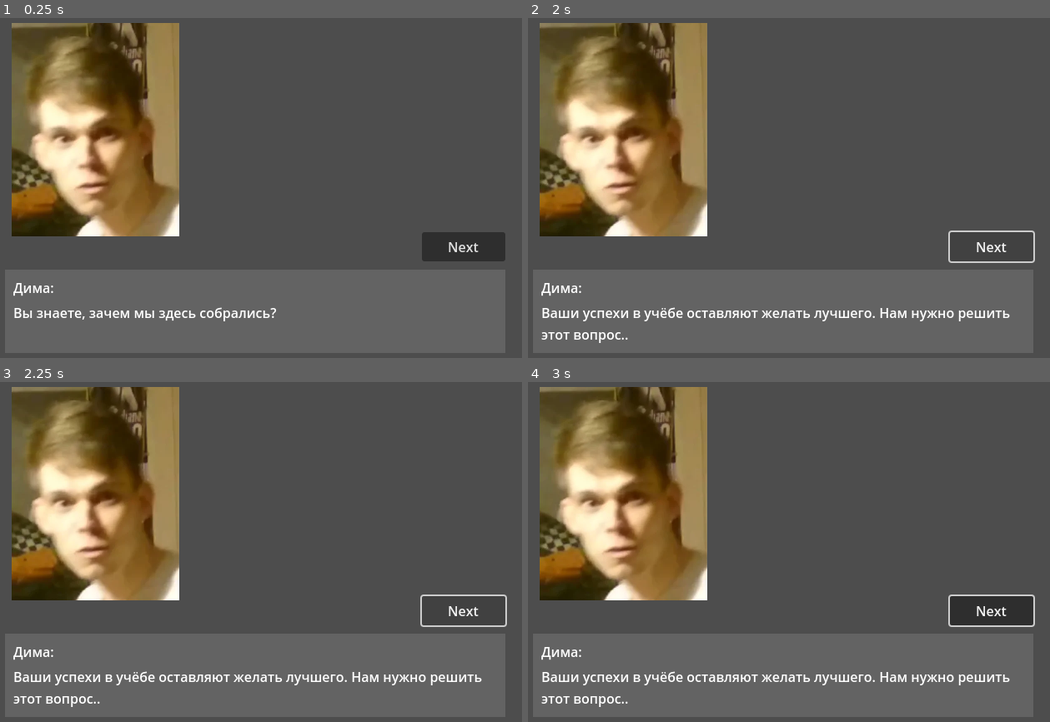
Above: before the commit, frames 1-4 (two rows, left to right).
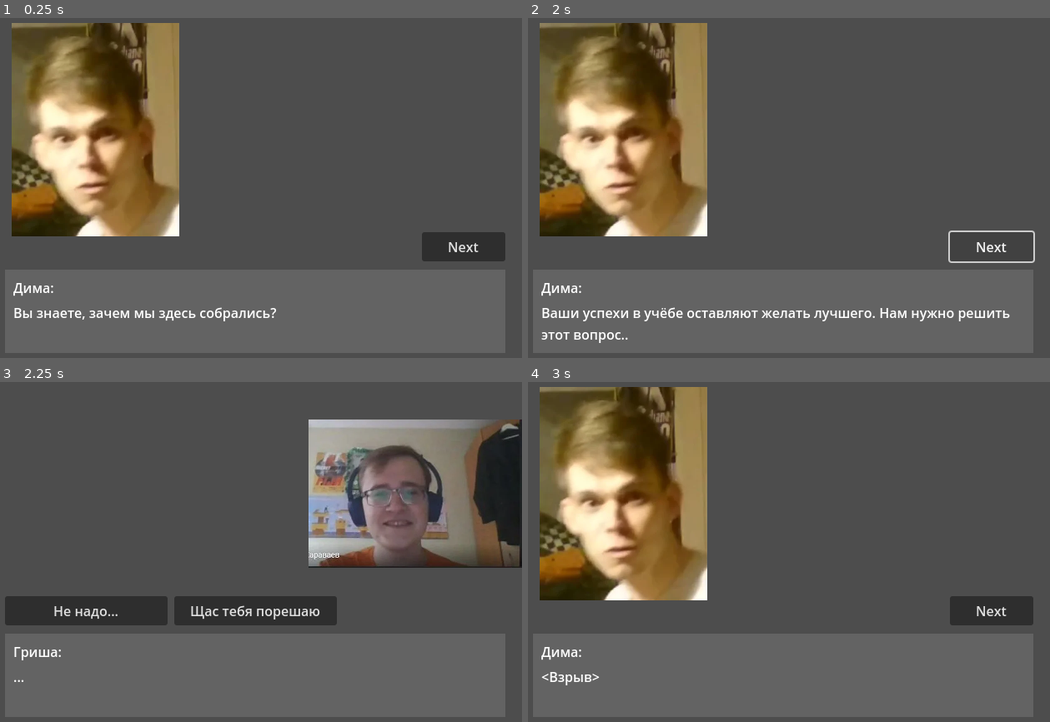
Above: after the commit, the same moments.

Repository: TOO-Nurmak-Studios/posvaga-rpg
Game: Godot game, scene res://dialogues_scene/dialogue.tscn
Same seed, same stepped clock (60 frames per second), same inputs: the game is played once before the commit and once after it. This scene is started directly instead of the project's main scene.
Inputs (mouse positions are in pixels of both pictures, inside the frame that each line leads up to):
- Up to frame 1 (0.25 s): no input
- Up to frame 2 (2 s): click "Next" at 0.5 s; click "Next" at 1.25 s
- Up to frame 3 (2.25 s): tap Enter (debug_action_1) at 2 s; hold Right (ui_right) from 2.03 s (still down); tap Down (select_next) at 2.1 s
- Up to frame 4 (3 s): release Right (ui_right) at 2.75 s; click (616, 609) at 2.75 s, where only the run after the commit has a clickable "Не надо..."

Frames 1-2 are identical in both runs. In frame 3, 43% of the frame differs, in the area x 0-100%, y 1-96%; in frame 4, 1.6%.

Commit message:
dialogue: choices and transitions

Diff:
--- a/dialogues_scene/ChoiceData.gd
+++ /dev/null
@@ -1,12 +0,0 @@
-class_name ChoiceData
-
-enum Type { REPLICA, ACTION }
-
-var id: int
-var type: Type
-var text: String
-
-func _init(_id: int, _type: Type, _text: String):
-	id = _id
-	type = _type
-	text = _text
--- /dev/null
+++ b/dialogues_scene/ChoiceOptionData.gd
@@ -0,0 +1,12 @@
+class_name ChoiceOptionData
+
+enum Type { REPLICA, ACTION }
+
+var type: Type
+var text: String
+var next_unit_id: int
+
+func _init(_type: Type, _text: String, _next_unit_id: int):
+	type = _type
+	text = _text
+	next_unit_id = _next_unit_id
--- /dev/null
+++ b/dialogues_scene/ChoicesBox.gd
@@ -0,0 +1,31 @@
+class_name ChoicesBox
+
+extends Control
+
+signal option_chosen
+
+var option_buttons: Array
+var choice_options: Array
+var chosen_option: ChoiceOptionData
+
+func _ready():
+	option_buttons.resize(3)
+	option_buttons[0] = get_node("Rect/Option1")
+	option_buttons[0].hide()
+	option_buttons[1] = get_node("Rect/Option2")
+	option_buttons[1].hide()
+	option_buttons[2] = get_node("Rect/Option3")
+	option_buttons[2].hide()
+
+func _process(delta):
+	pass
+
+func init(_choice_options: Array):
+	choice_options = _choice_options
+	for i in range(choice_options.size()):
+		option_buttons[i].text = choice_options[i].text
+		option_buttons[i].show()
+
+func _on_option_pressed(button_idx):
+	chosen_option = choice_options[button_idx]
+	option_chosen.emit()
--- a/dialogues_scene/Dialogue.gd
+++ b/dialogues_scene/Dialogue.gd
@@ -3,20 +3,25 @@
 signal dialogue_finished
 
 var replicas_box: ReplicasBox
+var choices_box: ChoicesBox
+var next_button: Button
 var speaker_scene: PackedScene = load("res://dialogues_scene/speaker.tscn")
 
 var speakers: Array
 var speakers_to_indices = {}
 var current_speaker: Speaker
 var units: Array
-var current_unit_idx: int
+var next_unit_idx: int
 
 func _ready():
+	next_button = get_node("CanvasLayer/NextButton")
 	replicas_box = get_node("CanvasLayer/ReplicasBox")
+	choices_box = get_node("CanvasLayer/ChoicesBox")
+	choices_box.hide()
 	var data = create_dialogue_data()
 	init_speakers(data)
 	init_units(data)
-	current_unit_idx = 0
+	next_unit_idx = 0
 	next()
 
 func _process(delta):
@@ -25,10 +30,13 @@
 ## TODO: replace with loading
 func create_dialogue_data():
 	var _units: Array
-	_units.resize(3)
-	_units[0] = DialogueUnit.new(ReplicaData.new("Дима", "Вы знаете, зачем мы здесь собрались?"), null)
-	_units[1] = DialogueUnit.new(ReplicaData.new("Гриша", "Нет."), null)
-	_units[2] = DialogueUnit.new(ReplicaData.new("Дима", "Ваши успехи в учёбе оставляют желать лучшего. Нам нужно решить этот вопрос.."), null)
+	_units.resize(6)
+	_units[0] = DialogueUnit.new(0, ReplicaData.new("Дима", "Вы знаете, зачем мы здесь собрались?"), [])
+	_units[1] = DialogueUnit.new(1, ReplicaData.new("Гриша", "Нет."), [])
+	_units[2] = DialogueUnit.new(2, ReplicaData.new("Дима", "Ваши успехи в учёбе оставляют желать лучшего. Нам нужно решить этот вопрос.."), [])
+	_units[3] = DialogueUnit.new(3, ReplicaData.new("Гриша", "..."), [ChoiceOptionData.new(ChoiceOptionData.Type.REPLICA, "Не надо...", 4), ChoiceOptionData.new(ChoiceOptionData.Type.REPLICA, "Щас тебя порешаю", 5)])
+	_units[4] = DialogueUnit.new(2, ReplicaData.new("Дима", "<Взрыв>"), [])
+	_units[5] = DialogueUnit.new(2, ReplicaData.new("Дима", "Чё тявкнул, Бобик?"), [])
 	var _speakers: Array
 	_speakers.resize(2)
 	_speakers[0] = SpeakerData.new("Дима", "res://sprites/dima.png", SpeakerData.Location.LEFT)
@@ -51,20 +59,32 @@
 	units = data.units
 
 func next():
-	if current_unit_idx == units.size():
+	if next_unit_idx == units.size():
 		finish()
 		return
 
-	if current_unit_idx >= 1:
+	if next_unit_idx >= 1:
 		current_speaker.disappear()
 
-	var current_unit = units[current_unit_idx]
+	var current_unit = units[next_unit_idx]
 	replicas_box.set_replica(current_unit.replica)
 	current_speaker = speakers[speakers_to_indices[current_unit.replica.speaker_name]]
 	current_speaker.appear()
 
-	current_unit_idx += 1
+	if (current_unit.choice_options.size() > 0):
+		next_button.hide()
+		choices_box.show()
+		choices_box.init(current_unit.choice_options)
+	else:
+		next_unit_idx += 1
 
 func finish():
 	print("dialogue finished")
 	dialogue_finished.emit()
+
+func _on_choices_box_option_chosen():
+	var chosen_option = choices_box.chosen_option
+	choices_box.hide()
+	next_button.show()
+	next_unit_idx = chosen_option.next_unit_id
+	next()
--- a/dialogues_scene/DialogueUnit.gd
+++ b/dialogues_scene/DialogueUnit.gd
@@ -1,8 +1,11 @@
 class_name DialogueUnit
 
+var id: int
 var replica: ReplicaData
-var choice: ChoiceData
+## of type ChoiceOptionData
+var choice_options: Array
 
-func _init(_replica: ReplicaData, _choice: ChoiceData):
+func _init(_id: int, _replica: ReplicaData, _choice_options: Array):
+	id = _id
 	replica = _replica
-	choice = _choice
+	choice_options = _choice_options
--- /dev/null
+++ b/dialogues_scene/choices_box.tscn
@@ -0,0 +1,60 @@
+[gd_scene load_steps=2 format=3 uid="uid://rqc1ucjcp3qg"]
+
+[ext_resource type="Script" path="res://dialogues_scene/ChoicesBox.gd" id="1_iv7ck"]
+
+[node name="ChoicesBox" type="Control"]
+layout_mode = 3
+anchors_preset = 2
+anchor_top = 1.0
+anchor_bottom = 1.0
+offset_top = -35.0
+offset_right = 600.0
+grow_vertical = 0
+script = ExtResource("1_iv7ck")
+
+[node name="Rect" type="ColorRect" parent="."]
+layout_mode = 0
+offset_right = 600.0
+offset_bottom = 35.0
+color = Color(0.482353, 0.482353, 0.482353, 0)
+
+[node name="Option1" type="Button" parent="Rect"]
+layout_mode = 1
+anchors_preset = 2
+anchor_top = 1.0
+anchor_bottom = 1.0
+offset_top = -35.0
+offset_right = 195.0
+grow_vertical = 0
+text = "Option 1"
+
+[node name="Option2" type="Button" parent="Rect"]
+layout_mode = 1
+anchors_preset = 7
+anchor_left = 0.5
+anchor_top = 1.0
+anchor_right = 0.5
+anchor_bottom = 1.0
+offset_left = -97.5
+offset_top = -35.0
+offset_right = 97.5
+grow_horizontal = 2
+grow_vertical = 0
+text = "Option 2"
+
+[node name="Option3" type="Button" parent="Rect"]
+layout_mode = 1
+anchors_preset = 3
+anchor_left = 1.0
+anchor_top = 1.0
+anchor_right = 1.0
+anchor_bottom = 1.0
+offset_left = -195.0
+offset_top = -35.0
+grow_horizontal = 0
+grow_vertical = 0
+text = "Option 3"
+
+[connection signal="pressed" from="Rect/Option1" to="." method="_on_option_pressed" binds= [0]]
+[connection signal="pressed" from="Rect/Option2" to="." method="_on_option_pressed" binds= [1]]
+[connection signal="pressed" from="Rect/Option3" to="." method="_on_option_pressed" binds= [2]]
--- a/dialogues_scene/dialogue.tscn
+++ b/dialogues_scene/dialogue.tscn
@@ -1,7 +1,8 @@
-[gd_scene load_steps=3 format=3 uid="uid://clah0tnwu35b8"]
+[gd_scene load_steps=4 format=3 uid="uid://clah0tnwu35b8"]
 
 [ext_resource type="Script" path="res://dialogues_scene/Dialogue.gd" id="1_42uhe"]
 [ext_resource type="PackedScene" uid="uid://bbruyt65lcvvv" path="res://dialogues_scene/replicas_box.tscn" id="1_n5grt"]
+[ext_resource type="PackedScene" uid="uid://rqc1ucjcp3qg" path="res://dialogues_scene/choices_box.tscn" id="3_ifti7"]
 
 [node name="Dialogue" type="Node2D"]
 script = ExtResource("1_42uhe")
@@ -19,6 +20,12 @@
 grow_horizontal = 2
 grow_vertical = 0
 
+[node name="ChoicesBox" parent="CanvasLayer" instance=ExtResource("3_ifti7")]
+offset_left = 20.0
+offset_top = -165.0
+offset_right = 420.0
+offset_bottom = -130.0
+
 [node name="NextButton" type="Button" parent="CanvasLayer"]
 anchors_preset = 3
 anchor_left = 1.0
@@ -33,4 +40,5 @@
 grow_vertical = 0
 text = "Next"
 
+[connection signal="option_chosen" from="CanvasLayer/ChoicesBox" to="." method="_on_choices_box_option_chosen"]
 [connection signal="pressed" from="CanvasLayer/NextButton" to="." method="next"]
